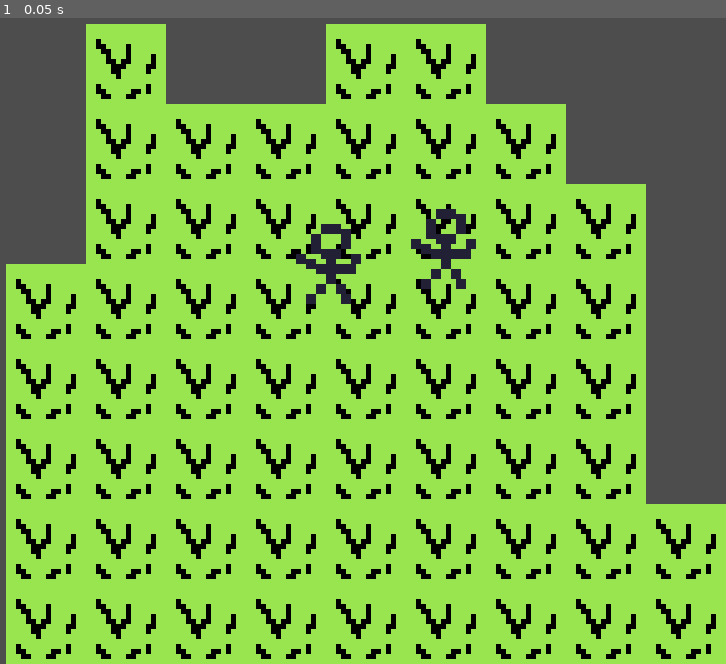
Above: before the commit, frame 1.
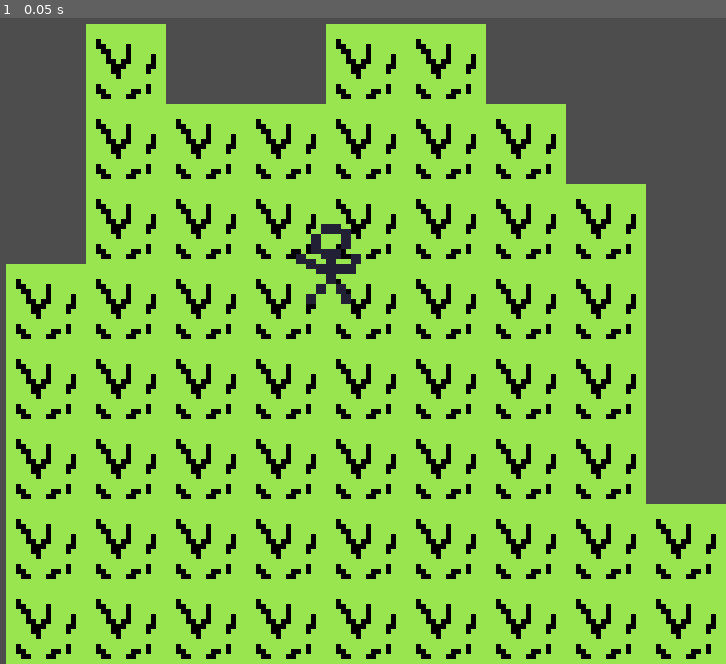
Above: after the commit, the same moment.

Repository: Dvojak/Skirmish-game
Game: Godot game, scene res://game.tscn
Two runs of this game, one before a commit and one after it. Both use one fixed random seed, a clock stepped at 60 frames per second and the inputs below.
Inputs:
- Up to frame 1 (0.05 s): no input

The runs differ from the first frame. In frame 1, 0.4% of the frame differs, in the area x 56-66%, y 29-42%.

Commit message:
better_attack_plus_overlay

Diff:
--- a/game.tscn
+++ b/game.tscn
@@ -1,8 +1,9 @@
-[gd_scene load_steps=16 format=4 uid="uid://ysshp5tq8106"]
+[gd_scene load_steps=19 format=4 uid="uid://ysshp5tq8106"]
 
 [ext_resource type="Texture2D" uid="uid://bf72vuvnbi6no" path="res://tilemap_packed.png" id="1_drgk6"]
 [ext_resource type="Texture2D" uid="uid://efjs7di7c3am" path="res://sprites/overlay.png" id="2_eow3j"]
 [ext_resource type="Script" uid="uid://b8b0av0yde2fu" path="res://turn_queue.gd" id="3_feb5d"]
+[ext_resource type="Texture2D" uid="uid://b40ckax5qib4p" path="res://sprites/attack_overlay.png" id="3_vef74"]
 [ext_resource type="Script" uid="uid://l672bx7tfc0v" path="res://player.gd" id="4_7jktm"]
 [ext_resource type="Script" uid="uid://b2ig3848p6uce" path="res://scout.gd" id="5_7jktm"]
 [ext_resource type="Texture2D" uid="uid://delkxpwc4o1fx" path="res://first.png" id="5_ryrav"]
@@ -25,6 +26,13 @@
 [sub_resource type="TileSet" id="TileSet_vef74"]
 sources/0 = SubResource("TileSetAtlasSource_j5wjh")
 
+[sub_resource type="TileSetAtlasSource" id="TileSetAtlasSource_vef74"]
+texture = ExtResource("3_vef74")
+0:0/0 = 0
+
+[sub_resource type="TileSet" id="TileSet_hve3p"]
+sources/0 = SubResource("TileSetAtlasSource_vef74")
+
 [sub_resource type="RectangleShape2D" id="RectangleShape2D_ryrav"]
 size = Vector2(16, 16)
 
@@ -45,6 +53,11 @@
 
 [node name="TileMapLayer" type="TileMapLayer" parent="MovementOverlay"]
 tile_set = SubResource("TileSet_vef74")
+
+[node name="AttackOverlay" type="Node2D" parent="."]
+
+[node name="TileMapLayer" type="TileMapLayer" parent="AttackOverlay"]
+tile_set = SubResource("TileSet_hve3p")
 
 [node name="TurnManager" type="Node2D" parent="."]
 script = ExtResource("3_feb5d")
@@ -74,11 +87,9 @@
 script = ExtResource("5_7jktm")
 
 [node name="Sprite2D" type="Sprite2D" parent="Unit/Scout_P2"]
-position = Vector2(23, -3)
 texture = ExtResource("5_ryrav")
 
 [node name="CollisionShape2D" type="CollisionShape2D" parent="Unit/Scout_P2"]
-position = Vector2(24, -2)
 shape = SubResource("RectangleShape2D_eow3j")
 
 [node name="Camera2D" type="Camera2D" parent="."]
--- a/turn_queue.gd
+++ b/turn_queue.gd
@@ -1,6 +1,7 @@
 extends Node2D
 class_name TurnManager
 
+@onready var attack_overlay: TileMapLayer = get_node("../AttackOverlay/TileMapLayer")
 @onready var overlay_map: TileMapLayer = get_node("../MovementOverlay/TileMapLayer")
 @onready var tile_map: TileMapLayer = get_node_or_null("../TileMap/TileMapLayer")
 @onready var units_container = get_node("../Unit")
@@ -44,6 +45,8 @@
 	for p in players:
 		print(p.name, " má ", p.units.size(), " jednotek.")
 
+
+
 	start_round()
 
 
@@ -103,6 +106,7 @@
 
 func _on_unit_move_finished():
 	overlay_map.clear()
+	attack_overlay.clear()
 
 
 	var unit = selected_unit
@@ -125,17 +129,22 @@
 			selected_unit = u
 			print("Vybral jsi jednotku: ", u.type)
 			show_movement_range(u)
+			show_attack_range(u)
 	elif event.is_action_pressed("move") and selected_unit:
+		var clicked_unit = _get_unit_under_mouse()
+
+		if clicked_unit and clicked_unit != selected_unit:
+			print("Klikl jsi na jednotku → pokusím se zaútočit")
+			try_attack(selected_unit, clicked_unit)
+			return
+
 		var target_tile = _get_tile_under_mouse()
 		var start = tile_map.local_to_map(selected_unit.global_position)
 		var end = tile_map.local_to_map(target_tile)
-		print("Start:", start, "End:", end)
 
 		var path = astar_grid.get_id_path(start, end).slice(1)
-		print("Path:", path)
-
 		if path.is_empty():
-			print(" Žádná cesta nebyla nalezena!")
+			print("Žádná cesta nebyla nalezena")
 			return
 
 		if path.size() > selected_unit.movement_points:
@@ -145,8 +154,8 @@
 		for p in path:
 			world_path.append(tile_map.map_to_local(p))
 
-		print("World path:", world_path)
 		selected_unit.move_along_path(world_path)
+
 
 
 func end_turn():
@@ -174,6 +183,21 @@
 	for tile in reachable_tiles:
 		overlay_map.set_cell(tile, 0, Vector2i.ZERO)
 
+func show_attack_range(unit: Unit):
+	attack_overlay.clear()
+
+	var start = tile_map.local_to_map(unit.global_position)
+
+	for x in range(-unit.far, unit.far + 1):
+		for y in range(-unit.far, unit.far + 1):
+			var offset = Vector2i(x, y)
+			var target = start + offset
+
+			# jen políčka v manhattan vzdálenosti
+			if abs(x) + abs(y) <= unit.far:
+				attack_overlay.set_cell(target, 0, Vector2i.ZERO)
+
+
 func get_reachable_tiles(start: Vector2i, movement: int) -> Array[Vector2i]:
 	var visited = {}
 	var frontier: Array[Vector2i] = [start]
@@ -199,6 +223,24 @@
 
 	return reachable
 
+func try_attack(attacker: Unit, defender: Unit):
+	if attacker.actions <= 0:
+		print("Jednotka už nemá akce.")
+		return
+
+	var start = tile_map.local_to_map(attacker.global_position)
+	var target = tile_map.local_to_map(defender.global_position)
+
+	if start.distance_to(target) > attacker.far:
+		print(" Cíl je mimo dosah útoku.")
+		return
+
+	start_combat(attacker, defender)
+	attacker.actions -= 1
+	print("Akce zbývající:", attacker.actions)
+
+	if attacker.actions <= 0:
+		_on_finished_action()  # konec tahu jednotky
 
 func start_combat(attacker: Unit, defender: Unit):
 	print(" Boj začíná:", attacker.name, "útočí na", defender.name)
Binary file added: sprites/attack_overlay.aseprite
Binary file added: sprites/attack_overlay.png
Not shown, added: sprites/attack_overlay.png.import
